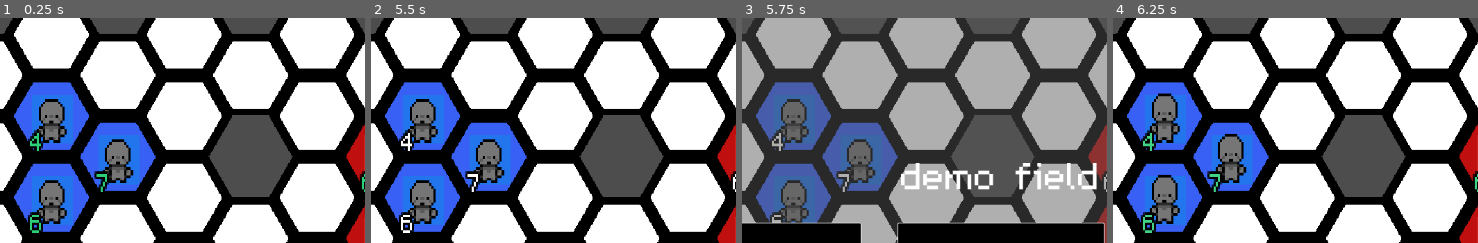
Above: before the commit, frames 1-4 (left to right).
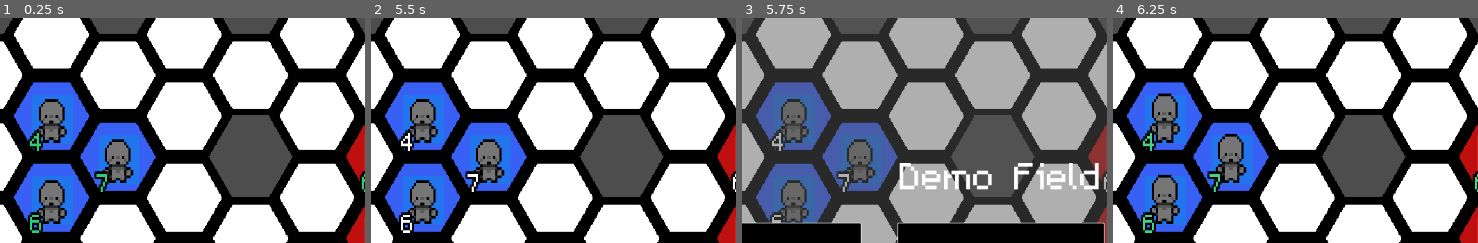
Above: after the commit, the same moments.

Repository: DubiousDuck/Manny-Takes-on-Upper-Management
Game: Godot game, scene res://stages/demo_field.tscn
Same seed, same stepped clock (60 frames per second), same inputs: the game is played once before the commit and once after it. This scene is started directly instead of the project's main scene.
Inputs (mouse positions are % of the whole screen's width and height, from its top left):
- Up to frame 1 (0.25 s): no input
- Up to frame 2 (5.5 s): tap Enter (ui_accept) at 0.5, 0.77, 2.27, 4.52, 5.27 s; move the mouse to (29, 37) at 0.52 s; hold Right (ui_right) 0.53-1.25 s; click (29, 37) at 0.6 s; click "Basic Punch" at 1.25 s; move the mouse to (20, 46) at 2.02 s; hold Down (ui_down) 2.03-2.78 s; click (20, 46) at 2.1 s; move the mouse to (20, 28) at 2.77 s; hold Right (ui_right) 2.78-3.5 s; click (20, 28) at 2.85 s; click "Give MIlk" at 3.5 s; move the mouse to (65, 37) at 4.27 s; hold Up (ui_up) 4.28-5.03 s; click (65, 37) at 4.35 s; move the mouse to (65, 55) at 5.02 s; hold Left (ui_left) from 5.03 s (still down); click (65, 55) at 5.1 s
- Up to frame 3 (5.75 s): keep holding Left (ui_left); tap Escape (ui_cancel) at 5.65 s
- Up to frame 4 (6.25 s): release Left (ui_left) at 5.75 s; click "Restart Level" at 5.75 s
The pictures show only the part of the screen within x 13-63%, y 5-55%; the shares and areas given below are measured in that part.

Frames 1-2 are identical in both runs. In frame 3, 1.9% of the frame differs, in the area x 43-98%, y 64-77%; in frame 4, nothing differs.

Commit message:
Pause menu capitalizes scene name

Diff:
--- a/stages/demo_field.tscn
+++ b/stages/demo_field.tscn
@@ -1,68 +1,68 @@
 [gd_scene load_steps=13 format=4 uid="uid://bjc751e4ol5ld"]
 
-[ext_resource type="Script" path="res://stages/level.gd" id="1_qdo7x"]
-[ext_resource type="PackedScene" uid="uid://swx1ag0pr6hh" path="res://ui/battle_canvas_layer.tscn" id="2_nf0r7"]
-[ext_resource type="PackedScene" uid="uid://dfdd8xbpcid00" path="res://map/tile_map_test.tscn" id="3_1xh2g"]
-[ext_resource type="Script" path="res://other_components/cell_highlights.gd" id="4_8avah"]
-[ext_resource type="Script" path="res://unit/UnitGroupController.gd" id="5_ucbhf"]
-[ext_resource type="Script" path="res://unit/UnitContainer.gd" id="6_r5wgq"]
-[ext_resource type="PackedScene" uid="uid://s6hbciun8a1p" path="res://unit/unit.tscn" id="7_5rpx4"]
-[ext_resource type="Script" path="res://unit/PlayerUnit.gd" id="8_em1jt"]
-[ext_resource type="Resource" uid="uid://b2xolay11juv8" path="res://unit/params/protagonist.tres" id="9_jy5n6"]
-[ext_resource type="Resource" uid="uid://bvllti17umvmw" path="res://unit/params/healer.tres" id="10_rl1g4"]
-[ext_resource type="Script" path="res://unit/EnemyUnit.gd" id="11_pnftc"]
-[ext_resource type="Resource" uid="uid://d35bvyq0lgfdj" path="res://unit/params/ranger.tres" id="12_5si4x"]
+[ext_resource type="Script" path="res://stages/level.gd" id="1_1snh2"]
+[ext_resource type="PackedScene" uid="uid://dfdd8xbpcid00" path="res://map/tile_map_test.tscn" id="2_hegcs"]
+[ext_resource type="PackedScene" uid="uid://swx1ag0pr6hh" path="res://ui/battle_canvas_layer.tscn" id="2_i3ck5"]
+[ext_resource type="Script" path="res://other_components/cell_highlights.gd" id="3_v4sia"]
+[ext_resource type="Script" path="res://unit/UnitGroupController.gd" id="4_ifsfs"]
+[ext_resource type="Script" path="res://unit/UnitContainer.gd" id="5_ypjfd"]
+[ext_resource type="PackedScene" uid="uid://s6hbciun8a1p" path="res://unit/unit.tscn" id="6_vkavw"]
+[ext_resource type="Script" path="res://unit/PlayerUnit.gd" id="7_fxfs3"]
+[ext_resource type="Resource" uid="uid://b2xolay11juv8" path="res://unit/params/protagonist.tres" id="8_wudo6"]
+[ext_resource type="Resource" uid="uid://bvllti17umvmw" path="res://unit/params/healer.tres" id="9_8w4dy"]
+[ext_resource type="Resource" uid="uid://d35bvyq0lgfdj" path="res://unit/params/ranger.tres" id="9_mfhmk"]
+[ext_resource type="Script" path="res://unit/EnemyUnit.gd" id="13_e31i5"]
 
 [node name="Battlefield" type="Node2D" node_paths=PackedStringArray("tile_map")]
-script = ExtResource("1_qdo7x")
+script = ExtResource("1_1snh2")
 tile_map = NodePath("TileMapTest")
 
-[node name="BattleCanvasLayer" parent="." instance=ExtResource("2_nf0r7")]
+[node name="BattleCanvasLayer" parent="." instance=ExtResource("2_i3ck5")]
 
-[node name="TileMapTest" parent="." instance=ExtResource("3_1xh2g")]
+[node name="TileMapTest" parent="." instance=ExtResource("2_hegcs")]
 tile_map_data = PackedByteArray("AAAAAAEAAAACAAAAAAAAAAIAAAACAAAAAAAAAAMAAAACAAAAAAABAAAAAAACAAAAAAABAAEAAAACAAAAAAABAA …(544 unchanged characters)…
 
 [node name="CellHighlights" type="Node2D" parent="."]
-script = ExtResource("4_8avah")
+script = ExtResource("3_v4sia")
 
 [node name="Camera2D" type="Camera2D" parent="."]
 position = Vector2(290, 264)
 zoom = Vector2(1.25, 1.25)
 
 [node name="Units" type="Node2D" parent="."]
-script = ExtResource("5_ucbhf")
+script = ExtResource("4_ifsfs")
 
 [node name="PlayerGroup" type="Node2D" parent="Units"]
-script = ExtResource("6_r5wgq")
+script = ExtResource("5_ypjfd")
 is_player_controlled = true
 
-[node name="Protag" parent="Units/PlayerGroup" instance=ExtResource("7_5rpx4")]
+[node name="Protag" parent="Units/PlayerGroup" instance=ExtResource("6_vkavw")]
 position = Vector2(126, 184)
-script = ExtResource("8_em1jt")
-unit_data = ExtResource("9_jy5n6")
+script = ExtResource("7_fxfs3")
+unit_data = ExtResource("8_wudo6")
 
-[node name="PlayerUnit2" parent="Units/PlayerGroup" instance=ExtResource("7_5rpx4")]
+[node name="PlayerUnit2" parent="Units/PlayerGroup" instance=ExtResource("6_vkavw")]
 position = Vector2(50, 229)
-script = ExtResource("8_em1jt")
+script = ExtResource("7_fxfs3")
 
-[node name="PlayerUnit3" parent="Units/PlayerGroup" instance=ExtResource("7_5rpx4")]
+[node name="PlayerUnit3" parent="Units/PlayerGroup" instance=ExtResource("6_vkavw")]
 position = Vector2(52, 134)
-script = ExtResource("8_em1jt")
-unit_data = ExtResource("10_rl1g4")
+script = ExtResource("7_fxfs3")
+unit_data = ExtResource("9_8w4dy")
 
 [node name="EnemyGroup" type="Node2D" parent="Units"]
-script = ExtResource("6_r5wgq")
+script = ExtResource("5_ypjfd")
 
-[node name="EnemyUnit" parent="Units/EnemyGroup" instance=ExtResource("7_5rpx4")]
+[node name="EnemyUnit" parent="Units/EnemyGroup" instance=ExtResource("6_vkavw")]
 position = Vector2(434, 180)
-script = ExtResource("11_pnftc")
+script = ExtResource("13_e31i5")
 
-[node name="EnemyUnit2" parent="Units/EnemyGroup" instance=ExtResource("7_5rpx4")]
+[node name="EnemyUnit2" parent="Units/EnemyGroup" instance=ExtResource("6_vkavw")]
 position = Vector2(436, 279)
-script = ExtResource("11_pnftc")
-unit_data = ExtResource("12_5si4x")
+script = ExtResource("13_e31i5")
+unit_data = ExtResource("9_mfhmk")
 
-[node name="EnemyUnit3" parent="Units/EnemyGroup" instance=ExtResource("7_5rpx4")]
+[node name="EnemyUnit3" parent="Units/EnemyGroup" instance=ExtResource("6_vkavw")]
 position = Vector2(511, 230)
-script = ExtResource("11_pnftc")
-unit_data = ExtResource("12_5si4x")
+script = ExtResource("13_e31i5")
+unit_data = ExtResource("9_mfhmk")
--- a/ui/battle_canvas_layer.gd
+++ b/ui/battle_canvas_layer.gd
@@ -20,6 +20,10 @@
 
 		var filename = get_tree().current_scene.scene_file_path.get_file().replace(".tscn", "")
 		var parts = filename.split("_")  # Split the string by underscores
+		var i = 0
+		for word in parts:
+			parts[i] = word.capitalize()
+			i += 1
 		var result = " ".join(parts)      # Join the parts with spaces
 
 		label.text = result
